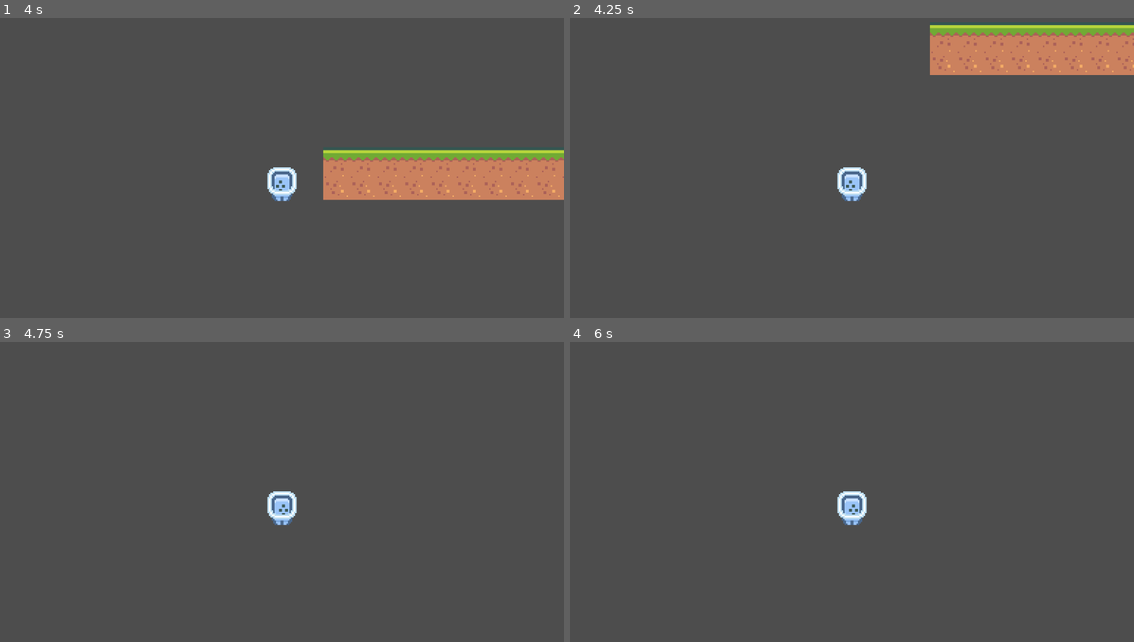
Above: before the commit, frames 1-4 (two rows, left to right).
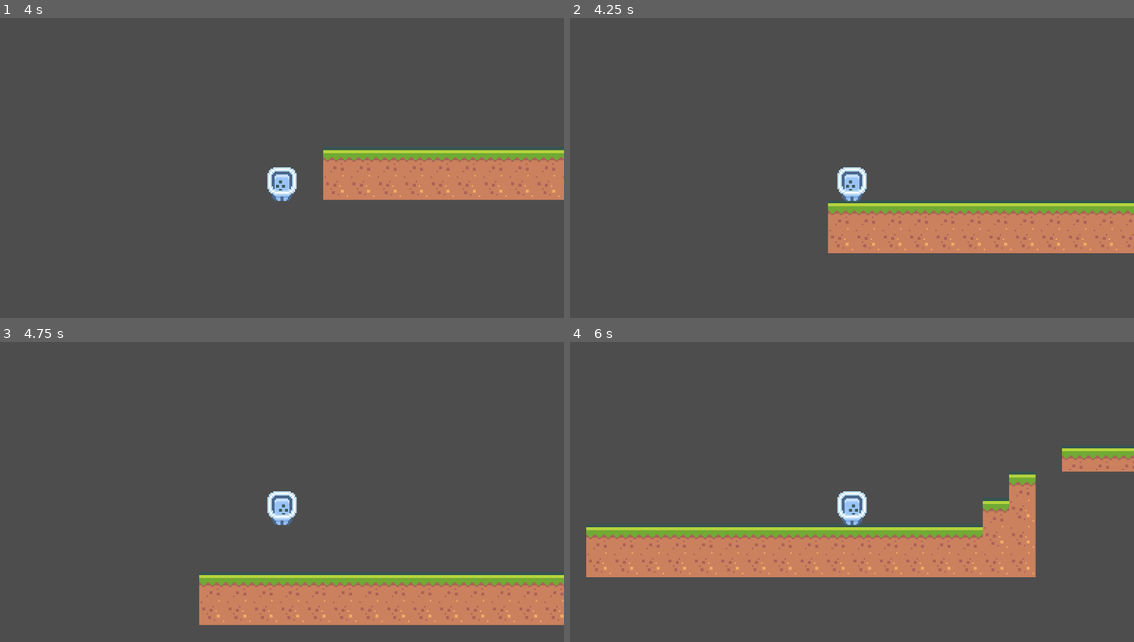
Above: after the commit, the same moments.

Repository: jeffchiudev/Platformer2DProject
Game: Godot game, scene res://Level1.tscn
Two runs of this game, one before a commit and one after it. Both use one fixed random seed, a clock stepped at 60 frames per second and the inputs below.
Inputs:
- Up to frame 1 (4 s): tap Enter at 0.5 s; hold Right 0.53-2.03 s; tap Space at 0.77, 1.52, 3.02, 3.77 s; hold Left from 2.03 s (still down)
- Up to frame 2 (4.25 s): keep holding Left
- Up to frame 3 (4.75 s): release Left at 4.28 s; hold Right from 4.28 s (still down); tap Space at 4.52 s
- Up to frame 4 (6 s): keep holding Right

Frame 1 is identical in both runs. In frame 2, 16% of the frame differs, in the area x 45-100%, y 1-79%; in frame 3, 11%; in frame 4, 16%, in the area x 2-100%, y 34-79%.

Commit message:
add game over when player falls below 100 y and restart scene

Diff:
--- a/Player.gd
+++ b/Player.gd
@@ -11,15 +11,20 @@
 	velocity.x = 0
 
 	if Input.is_key_pressed(KEY_LEFT):
-		if $Sprite	.flip_h == true:
-			$Sprite	.flip_h = false
+		if $Sprite.flip_h == true:
+			$Sprite.flip_h = false
 		velocity.x -= move_speed
 	if Input.is_key_pressed(KEY_RIGHT):
-		$Sprite	.flip_h = true
-
+		$Sprite.flip_h = true
 		velocity.x += move_speed
 
 	if Input.is_key_pressed(KEY_SPACE) and is_on_floor():
 		velocity.y -= jump_force
 
 	move_and_slide()
+
+	if global_position.y > 100:
+		game_over()
+
+func game_over ():
+	get_tree().reload_current_scene()
